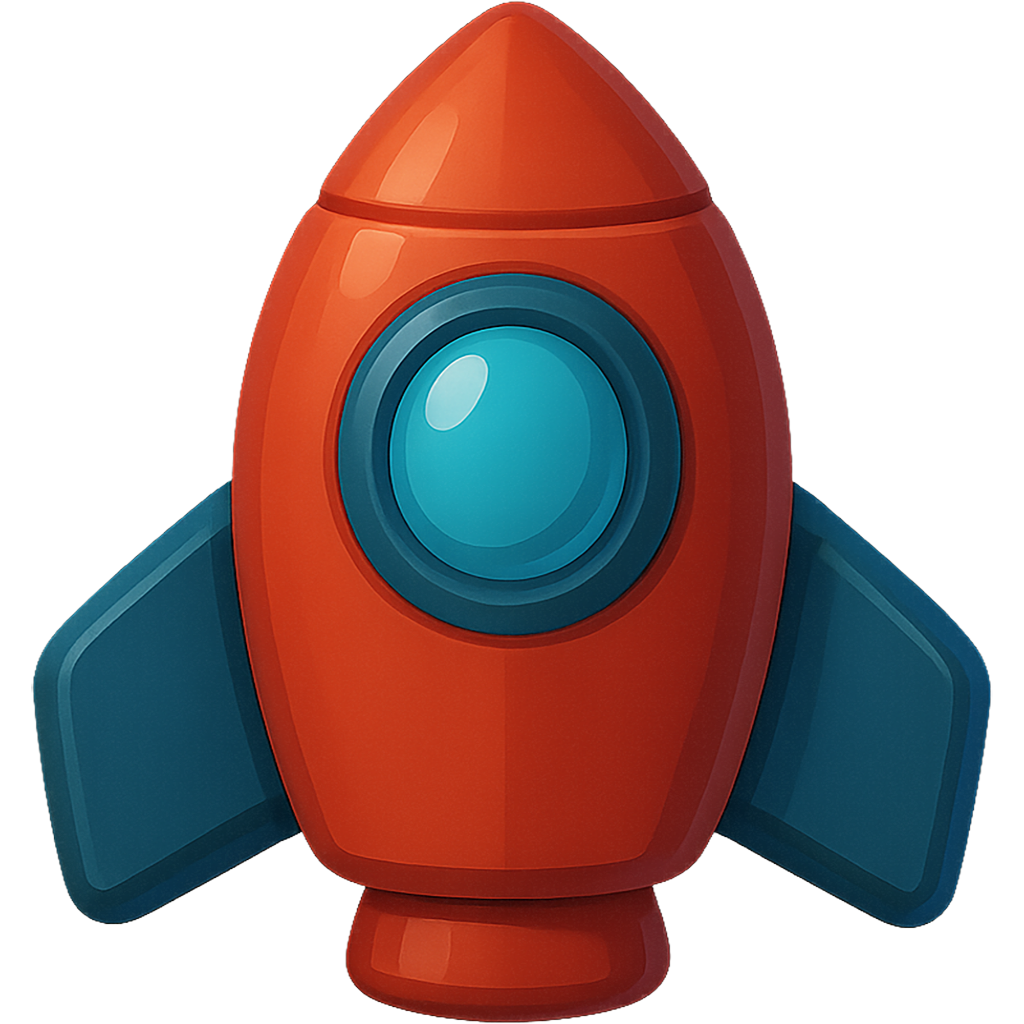
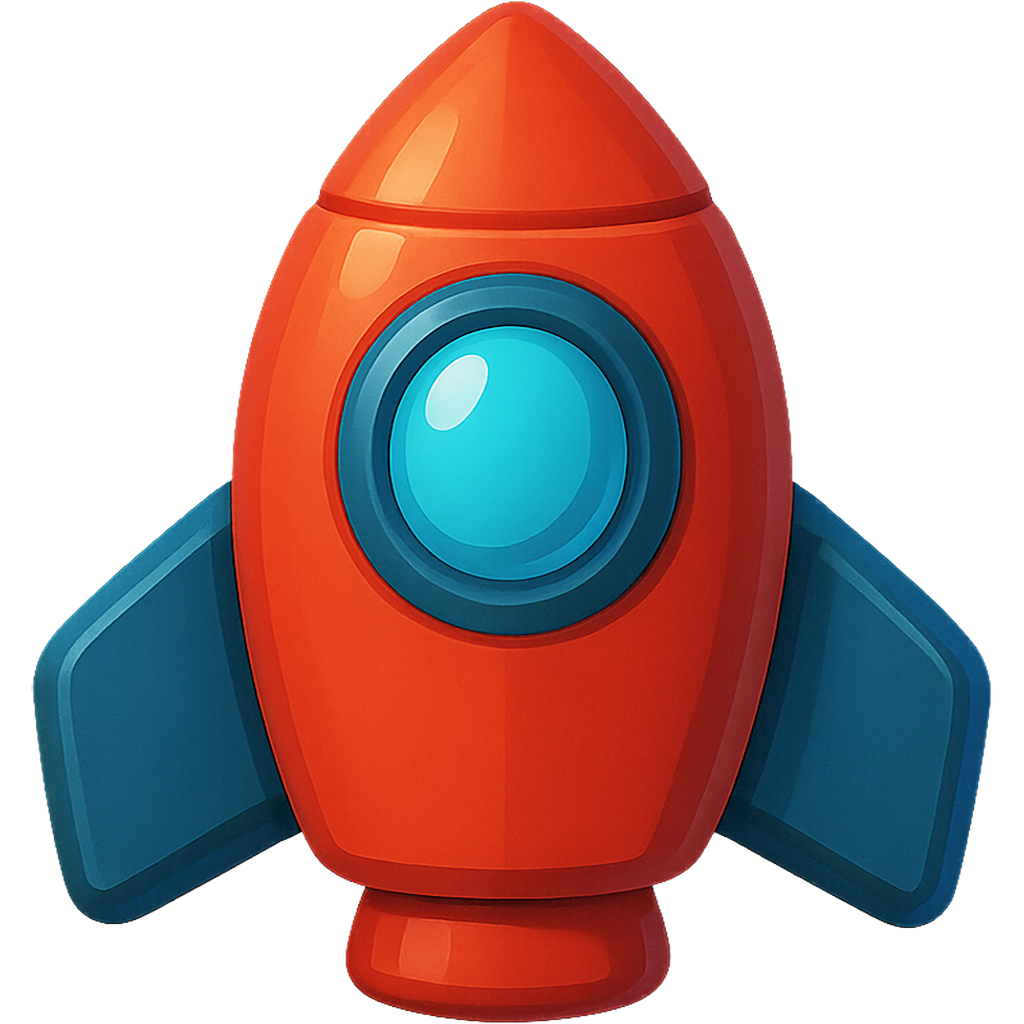
Two versions of the same layered image (1024x1024). Layer-by-layer changes:
pixels changed over [left=33, top=1, right=991, bottom=1023] (layer not identified)